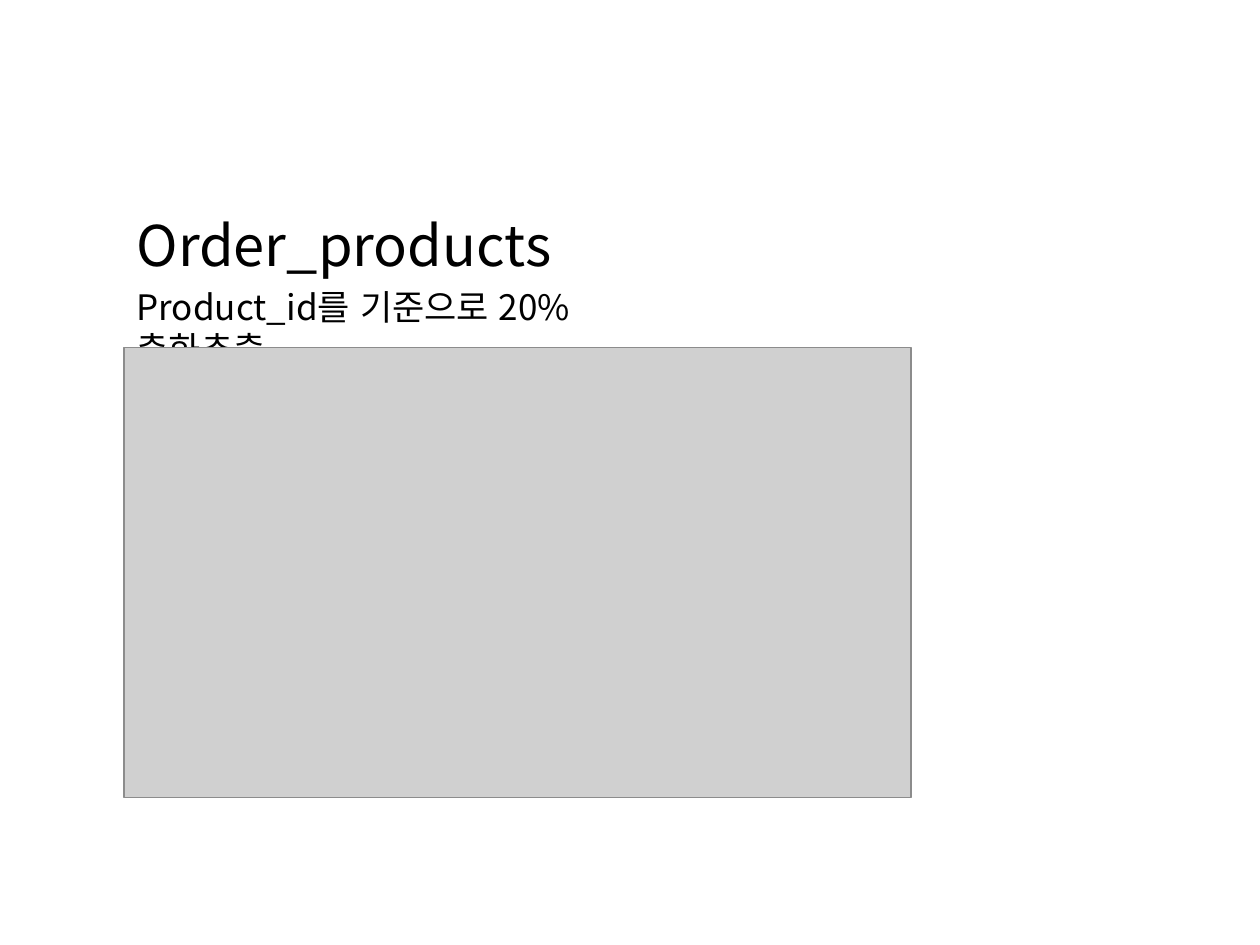
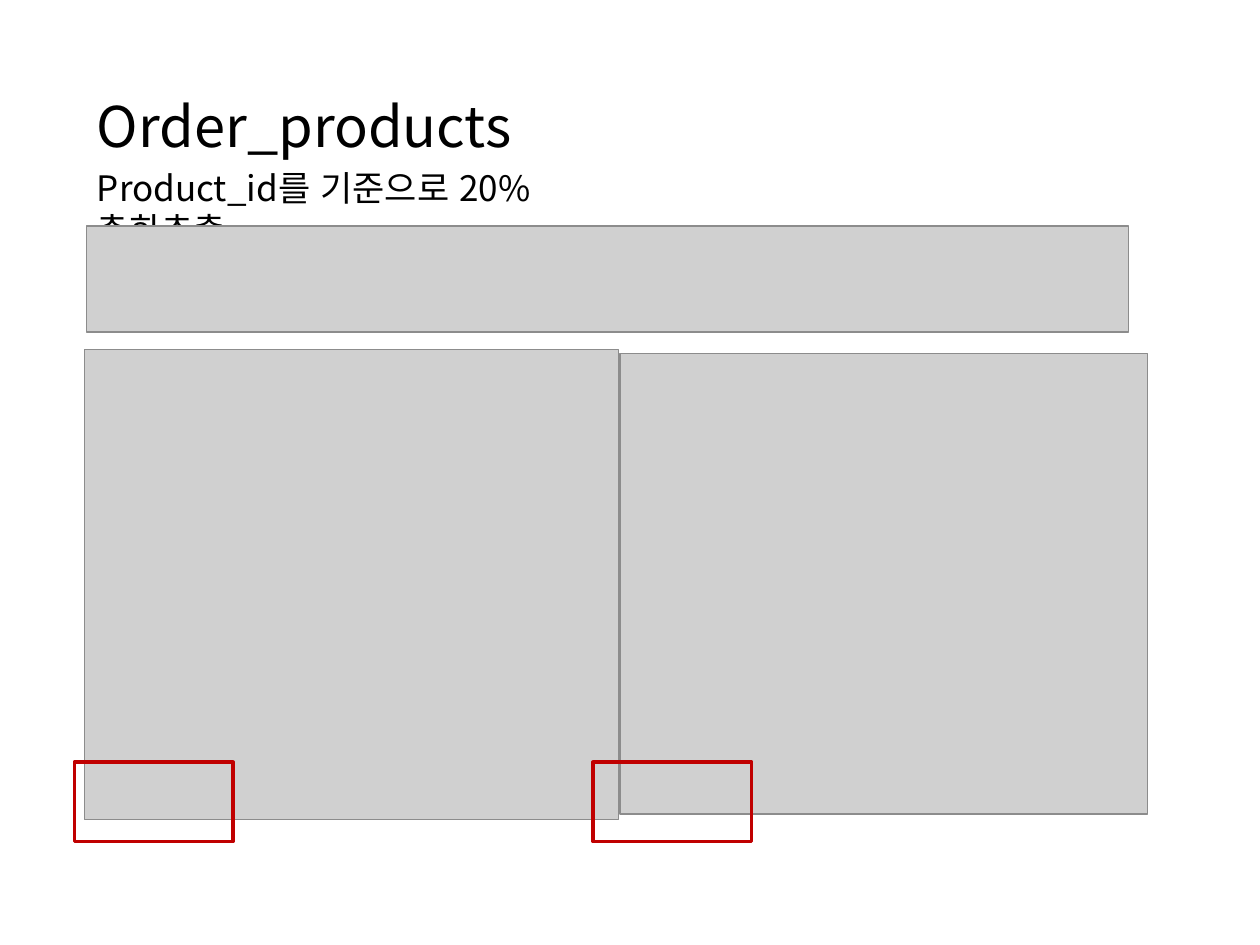
Before and after one commit to WasVelinn/1stPerSonalProjecT, a slide deck: slide 21 of 프레젠테이션1.pptx. Drawn at 1260x945 pixels with LibreOffice and Linux fonts; fonts in the diff are those of the drawing; grey boxes stand for pictures. Boxes give left, top, right and bottom in pixels: in the first picture for what was removed or moved away, otherwise in the second. Text is boxed around its words. In the diff, an @@ line names an element or a change of style, - is before the commit and + after.

```diff
--- a/프레젠테이션1.pptx
+++ b/프레젠테이션1.pptx
@@ text "Order_products": place and size @@
-text "Order_products" at (137, 221, 570, 348)
+text "Order_products" at (97, 102, 530, 227)
@@ picture added at (86, 226, 1128, 331) @@
@@ picture: place and size @@
-picture at (123, 348, 911, 798)
+picture at (84, 350, 619, 820)
@@ picture added at (620, 354, 1148, 815) @@
@@ rectangle added at (74, 762, 233, 842), outline #C00000 2 pt @@
@@ rectangle added at (593, 762, 752, 842), outline #C00000 2 pt @@
```
Also in this commit, not shown: 39 other slides changed, 2 slides added, 2 slides removed, 18 other files.
